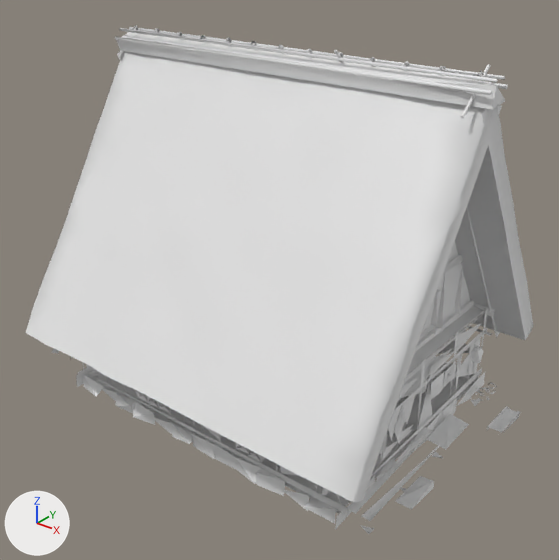
The glTF model game/assets/props/SM_Minka_01.glb: old version first, new version second.
One viewpoint serves both versions: a camera (50 mm lens) standing at (13.78, -17.31, 14.63) and looking at (0.47, -0.66, 4.31). The lights are fixed; the arrows at lower left show +X, +Y and +Z. The picture after the commit comes second. Vertices at exactly the same position are counted once.

In view in the first picture: 'SM_Minka_01'.
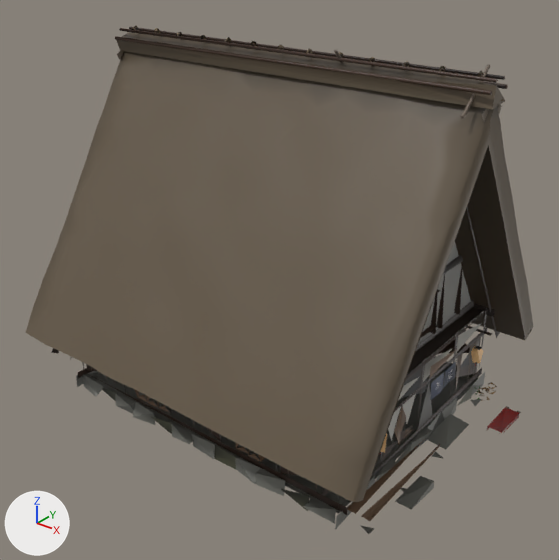
Boxes [x1, y1, x2, y2] around the edits, measured in the pictures (559 x 560 px):
'SM_Minka_01', recoloured (darker): [26, 25, 533, 534] in both

Diff of the bpy script that builds the scene:
```diff
--- a/game/assets/props/SM_Minka_01.glb.py
+++ b/game/assets/props/SM_Minka_01.glb.py
@@ mat_x_prop @@
 n0 = _N.new('ShaderNodeBsdfPrincipled'); n0.name = 'Principled BSDF'
 n1 = _N.new('ShaderNodeOutputMaterial'); n1.name = 'Material Output'
+n2 = _N.new('ShaderNodeMix'); n2.name = 'Mix'
+n2.data_type = 'RGBA'
+n2.blend_type = 'MULTIPLY'
+n2.inputs[0].default_value = 1.0  # 'Factor'
+n2.inputs[7].default_value = (0.8, 0.8, 0.8, 1.0)  # 'B', white #e7e7e7
+n3 = _N.new('ShaderNodeVertexColor'); n3.name = 'Color Attribute'
 _L.new(n0.outputs[0], n1.inputs[0])  # 'BSDF' to 'Surface'
+_L.new(n2.outputs[2], n0.inputs[0])  # 'Result' to 'Base Color'
+_L.new(n3.outputs[0], n2.inputs[6])  # 'Color' to 'A'
@@ me_sm_minka_01_001 @@
 me_sm_minka_01_001.from_pydata(...)  # 1859 vertices, 2555 faces; spans x -6.56..7.2, y -5.39..5.4, z -0.1..11.25
 # used by ob_sm_minka_01; location = (0.0, 0.0, 0.0)
+# me_sm_minka_01_001 part 1: vertex colours changed
 me_sm_minka_01_001.materials.append(mat_x_prop)
```
